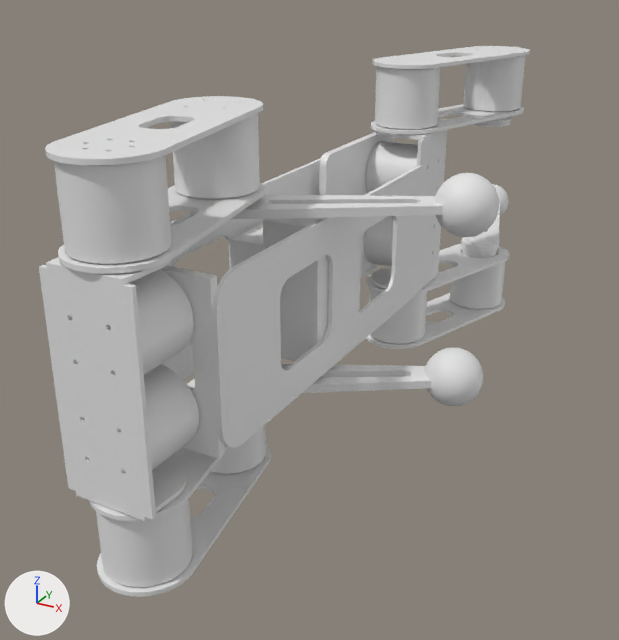
The glTF model quad00/out/assembly/quad-humanoid5.glb: old version first, new version second.
Both versions are drawn from a 50 mm lens placed at (306.0, -1050.0, 231.0), pointed at (-26.0, -446.0, -71.0). Arrows for +X, +Y and +Z are at lower left; the lights stay in place. The first picture is the older version. Where no turn or scale is listed for an object, it has been applied to the vertices. Vertices at exactly the same position are counted once.

In view in the first picture: 'chassis-deck-whole-bottom', 'chassis-deck-whole-top', 'chassis-nose', 'int-battery', 'int-compute', 'paw.al', 'paw.ar', 'rs00-abad.al', 'rs00-abad.ar', 'rs00-hip.al', 'rs00-hip.ar', 'rs00-knee.al', 'rs00-knee.ar', 'shin.al', 'shin.ar', 'thigh-inner.al', 'thigh-inner.ar', 'thigh-outer.al', 'thigh-outer.ar', 'yoke.al', 'yoke.ar' and 16 more.
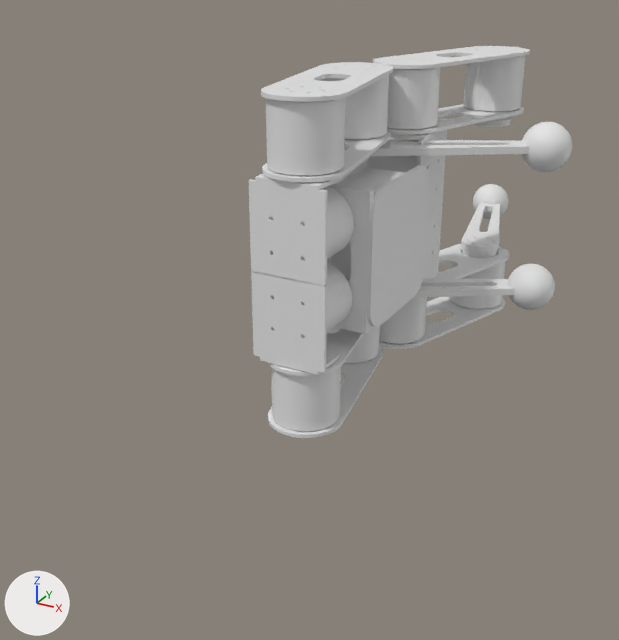
Where the newer file only moved an object's origin or applied its transform, the numbers keep the older frame.

Pixel boxes (x1, y1, x2, y2) of what changed, in the pictures (619 x 640 px):
'chassis-deck-whole-bottom', reshaped (71% narrower, 43% shorter)
    before: (212, 165, 430, 448)
    after: (367, 165, 430, 327)
'yoke.al', moved
    before: (39, 257, 171, 411)
    after: (249, 174, 343, 286)
'yoke.ar', moved
    before: (54, 384, 187, 521)
    after: (251, 271, 340, 374)
'rs00-hip.al', moved
    before: (54, 156, 171, 264)
    after: (266, 98, 345, 175)
'thigh-outer.al', moved
    before: (45, 96, 263, 165)
    after: (261, 62, 393, 102)
'rs00-hip.ar', moved
    before: (96, 499, 192, 587)
    after: (271, 367, 341, 431)
'chassis-nose', moved
    before: (161, 265, 228, 459)
    after: (330, 184, 377, 334)
'rs00-knee.al', moved
    before: (171, 113, 260, 199)
    after: (322, 75, 389, 139)
'int-battery', moved
    before: (263, 218, 361, 361)
    after: (331, 168, 406, 280)
'shin.al', moved
    before: (189, 195, 443, 220)
    after: (344, 140, 530, 156)
'thigh-outer.ar', moved
    before: (97, 444, 271, 597)
    after: (268, 346, 383, 438)
'rs00-abad.al', moved
    before: (127, 269, 194, 374)
    after: (271, 186, 354, 260)
'thigh-inner.al', moved
    before: (58, 183, 265, 274)
    after: (262, 131, 391, 182)
'rs00-abad.ar', moved
    before: (144, 364, 199, 470)
    after: (273, 263, 352, 337)
'paw.al', moved
    before: (435, 173, 499, 237)
    after: (521, 122, 572, 172)
'shin.ar', moved
    before: (281, 364, 432, 393)
    after: (413, 278, 515, 298)
'paw.ar', moved
    before: (424, 347, 483, 406)
    after: (508, 264, 555, 310)
'chassis-deck-whole-top', reshaped (not visible afterwards)
    before: (162, 158, 321, 380)
'thigh-inner.ar', moved
    before: (89, 379, 229, 521)
    after: (268, 329, 363, 376)
'rs00-knee.ar', moved
    before: (210, 425, 266, 474)
    after: (328, 325, 380, 363)
'int-compute', moved (mostly hidden afterwards)
    before: (230, 223, 263, 268)
    after: (327, 257, 331, 264)
part 2 of me_chassis_deck_whole_bottom, cut back
    before: (212, 166, 429, 448)
    after: (367, 166, 422, 327)
'chassis-pelvis', unchanged, covered by the edit
    before: (319, 132, 394, 279)
    after: (334, 137, 394, 184)
'rs00-abad.ll', unchanged, covered by the edit
    before: (366, 141, 418, 193)
    after: (367, 156, 417, 172)

The change in detail:
me_chassis_deck_whole_top is used by ob_chassis_deck_whole_top; location (0.0, -520.0, 0.0).
me_chassis_deck_whole_top had 228 vertices, 460 faces and spanned x -44.0..-41.0, y -164.0..164.0, z -59.0..59.0.
me_chassis_deck_whole_top now has 84 vertices, 164 faces and spans x -44.0..-41.0, y 46.0..163.0, z -59.0..59.0.
me_chassis_deck_whole_top part 1: 192 vertices removed from x -44.0..-41.0, y -164.0..94.0, z -59.0..59.0; 48 vertices added at x -44.0..-41.0, y 46.0..68.0, z -59.0..59.0.
me_chassis_deck_whole_bottom is used by ob_chassis_deck_whole_bottom; location (0.0, -520.0, 0.0).
me_chassis_deck_whole_bottom had 228 vertices, 460 faces and spanned x 41.0..44.0, y -164.0..164.0, z -59.0..59.0.
me_chassis_deck_whole_bottom now has 84 vertices, 164 faces and spans x 41.0..44.0, y 46.0..163.0, z -59.0..59.0.
me_chassis_deck_whole_bottom part 2: 192 vertices removed from x 41.0..44.0, y -164.0..94.0, z -59.0..59.0; 48 vertices added at x 41.0..44.0, y 46.0..68.0, z -59.0..59.0.
me_chassis_nose is used by ob_chassis_nose; location (0.0, -520.0, 0.0).
me_chassis_nose had 2800 vertices, 5656 faces and spanned x -44.2..44.2, y -163.5..-157.1, z -59.0..59.0.
me_chassis_nose now has 2800 vertices, 5656 faces and spans x -44.2..44.2, y -58.5..-52.1, z -59.0..59.0.
me_chassis_nose part 3: the whole mesh is moved by (0.0, 105.0, 0.0).
Object 'thigh-inner.al' (ob_thigh_inner_al) moves from (0.0, -710.0, 76.0) to (0.0, -500.0, 76.0).
Object 'thigh-outer.al' (ob_thigh_outer_al) moves from (0.0, -710.0, 76.0) to (0.0, -500.0, 76.0).
Object 'shin.al' (ob_shin_al) moves from (0.0, -710.0, 76.0) to (0.0, -500.0, 76.0).
Object 'paw.al' (ob_paw_al) moves from (0.0, -710.0, 76.0) to (0.0, -500.0, 76.0).
Object 'rs00-hip.al' (ob_rs00_hip_al) moves from (0.0, -710.0, 76.0) to (0.0, -500.0, 76.0).
Object 'rs00-knee.al' (ob_rs00_knee_al) moves from (0.0, -710.0, 76.0) to (0.0, -500.0, 76.0).
Object 'yoke.al' (ob_yoke_al) moves from (0.0, -710.0, 76.0) to (0.0, -500.0, 76.0).
Object 'rs00-abad.al' (ob_rs00_abad_al) moves from (0.0, -710.0, 76.0) to (0.0, -500.0, 76.0).
Object 'thigh-inner.ar' (ob_thigh_inner_ar) moves from (0.0, -710.0, -76.0) to (0.0, -500.0, -76.0).
Object 'thigh-outer.ar' (ob_thigh_outer_ar) moves from (0.0, -710.0, -76.0) to (0.0, -500.0, -76.0).
Object 'shin.ar' (ob_shin_ar) moves from (0.0, -710.0, -76.0) to (0.0, -500.0, -76.0).
Object 'paw.ar' (ob_paw_ar) moves from (0.0, -710.0, -76.0) to (0.0, -500.0, -76.0).
Object 'rs00-hip.ar' (ob_rs00_hip_ar) moves from (0.0, -710.0, -76.0) to (0.0, -500.0, -76.0).
Object 'rs00-knee.ar' (ob_rs00_knee_ar) moves from (0.0, -710.0, -76.0) to (0.0, -500.0, -76.0).
Object 'yoke.ar' (ob_yoke_ar) moves from (0.0, -710.0, -76.0) to (0.0, -500.0, -76.0).
Object 'rs00-abad.ar' (ob_rs00_abad_ar) moves from (0.0, -710.0, -76.0) to (0.0, -500.0, -76.0).
Object 'chassis-nose' (ob_chassis_nose) moves from (0.0, -520.0, 0.0) to (0.0, -415.0, 0.0).
Object 'int-battery' (ob_int_battery) moves from (0.0, -520.0, 0.0) to (0.0, -415.0, 0.0).
Object 'int-compute' (ob_int_compute) moves from (0.0, -520.0, 0.0) to (0.0, -415.0, 0.0).
